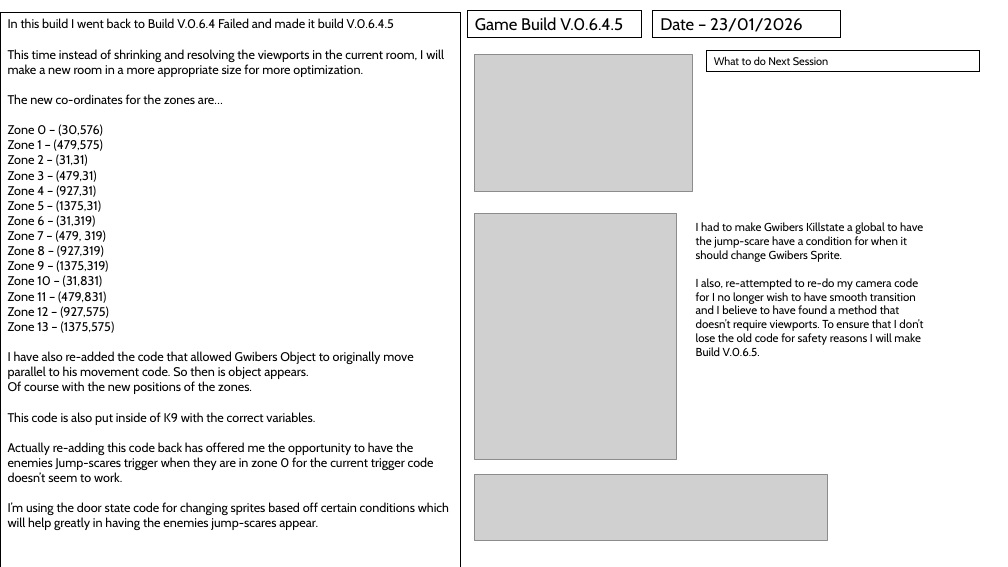
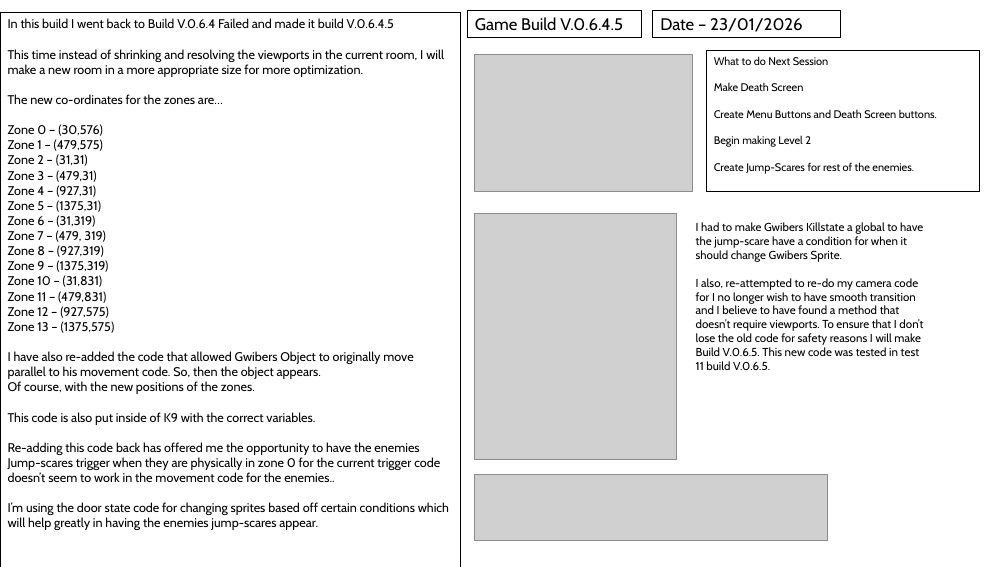
Before and after one commit to QuotedTrain5221/Critical-Failure-3, a slide deck: slide 17 of Logs/Development Log and Alpha Testing.pptx. Drawn at 1008x567 pixels with LibreOffice and Linux fonts; fonts in the diff are those of the drawing; grey boxes stand for pictures. Boxes give left, top, right and bottom in pixels: in the first picture for what was removed or moved away, otherwise in the second. Text is boxed around its words. In the diff, an @@ line names an element or a change of style, - is before the commit and + after.

```diff
--- a/Logs/Development Log and Alpha Testing.pptx
+++ b/Logs/Development Log and Alpha Testing.pptx
@@ rectangle "What to do Next Session": place and size @@
-rectangle "What to do Next Session" at (706, 51, 980, 72)
+rectangle "What to do Next Session" at (706, 51, 980, 192)
@@ text in rectangle at (714, 83, 937, 174): paragraphs added @@
+Make Death Screen
+Create Menu Buttons and Death Screen buttons.
+Begin making Level 2
+Create Jump-Scares for rest of the enemies.
@@ text at (696, 278, 923, 370): text changed @@
-I also, re-attempted to re-do my camera code for I no longer wish to have smooth transition and I believe to have found a method that doesn’t require viewports. To ensure that I don’t lose the old code for safety reasons I will make Build V.0.6.5.
+I also, re-attempted to re-do my camera code for I no longer wish to have smooth transition and I believe to have found a method that doesn’t require viewports. To ensure that I don’t lose the old code for safety reasons I will make Build V.0.6.5. This new code was tested in test 11 build V.0.6.5.
@@ text in rectangle at (8, 351, 413, 394): text changed @@
-I have also re-added the code that allowed Gwibers Object to originally move parallel to his movement code. So then is object appears.
-Of course with the new positions of the zones.
+I have also re-added the code that allowed Gwibers Object to originally move parallel to his movement code. So, then the object appears.
+Of course, with the new positions of the zones.
@@ text in rectangle at (8, 442, 440, 482): text changed @@
-Actually re-adding this code back has offered me the opportunity to have the enemies Jump-scares trigger when they are in zone 0 for the current trigger code doesn’t seem to work.
+Re-adding this code back has offered me the opportunity to have the enemies Jump-scares trigger when they are physically in zone 0 for the current trigger code doesn’t seem to work in the movement code for the enemies..
```
Also in this commit, not shown: 1 other slide changed, 1 slide added, 16 other files.
